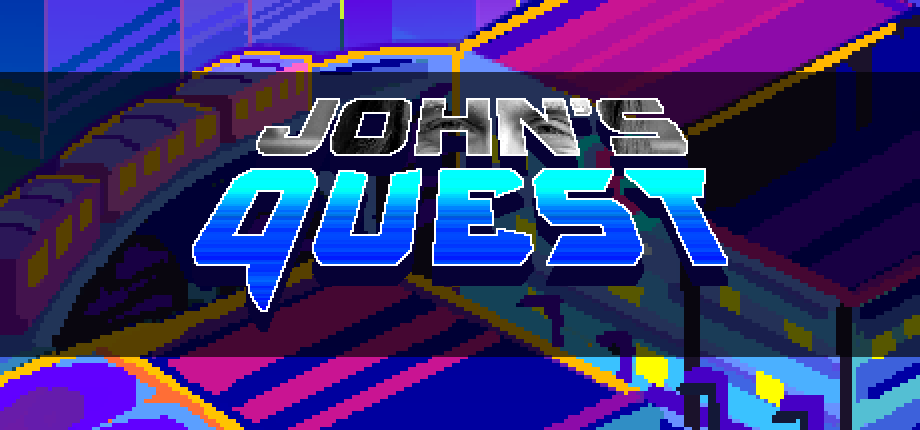
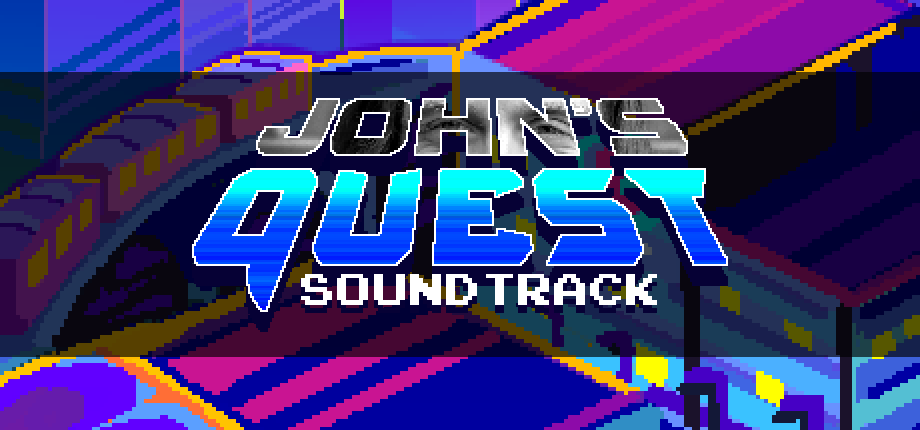
Revision of a layered 920×430 image; what changed, layer by layer:
added layer "SOUNDTRACK" above "Layer 2" over [301, 274, 657, 305]
painted on "Rectangle 1" over [301, 274, 657, 313]